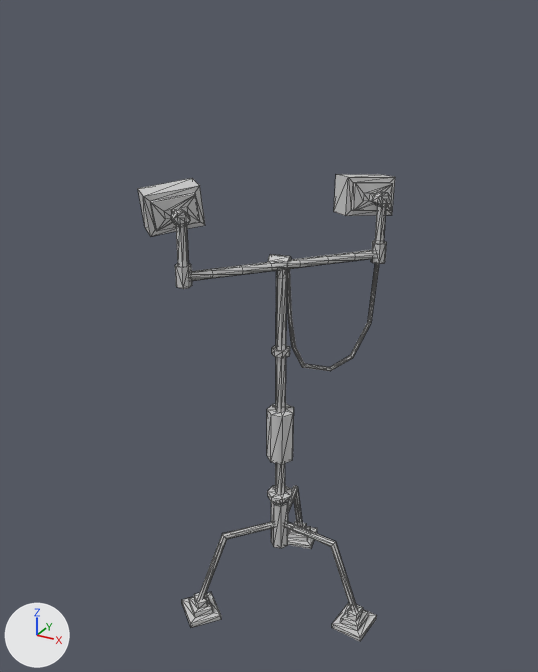
An edit to the FBX model SpeldaLike/Assets/3D Models/EnviroTransition/Lampadaire/Lampadaire.fbx, drawn before and after from the same camera.
The view is the same before and after, from a 50 mm lens placed at (3.48, -4.47, 2.65), pointed at (2.05, -1.87, 1.35). Arrows for +X, +Y and +Z are at lower left; the lights stay in place. Mesh edges are drawn as thin lines. Where no turn or scale is listed for an object, it has been applied to the vertices.
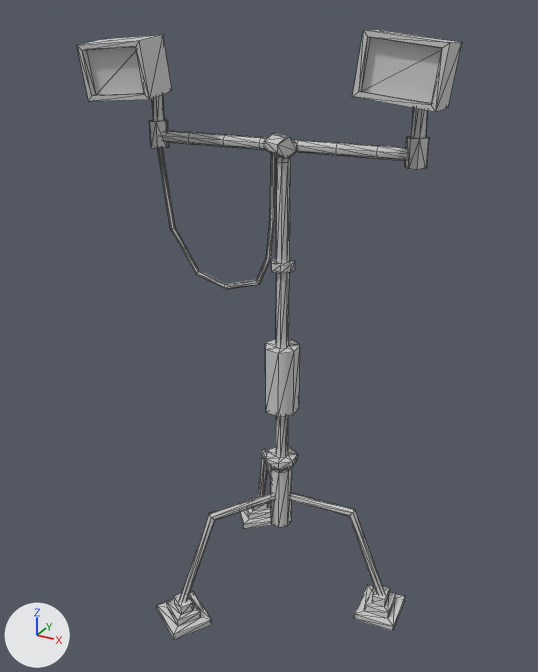
Boxes (x1, y1, x2, y2) around the edits, measured in the pictures (538 x 672 px; the box of a moved part takes in the faces that stretch with it):
'Box002', reshaped, moved, rescaled, turned
    before: (138, 174, 395, 641)
    after: (149, 95, 430, 640)
'Light_Left', added
    after: (352, 29, 462, 112)
'Light_Right', added
    after: (77, 35, 172, 102)
part 1 of me_box002, moved or reshaped
    before: (175, 225, 192, 289)
    after: (149, 95, 169, 148)
part 2 of me_box002, moved or reshaped
    before: (371, 205, 387, 264)
    after: (405, 108, 430, 169)
part 3 of me_box002, moved or reshaped
    before: (267, 268, 294, 548)
    after: (265, 156, 300, 527)
part 4 of me_box002, moved or reshaped
    before: (191, 250, 376, 281)
    after: (162, 131, 408, 161)
part 5 of me_box002, moved or reshaped
    before: (285, 522, 357, 612)
    after: (289, 493, 384, 595)
part 6 of me_box002, moved or reshaped
    before: (198, 522, 274, 599)
    after: (257, 449, 271, 497)
part 7 of me_box002, added
    after: (179, 493, 274, 602)
part 8 of me_box002, moved or reshaped
    before: (287, 263, 379, 371)
    after: (157, 148, 277, 289)
part 9 of me_box002, added
    after: (354, 585, 405, 631)
part 10 of me_box002, added
    after: (240, 497, 273, 529)
part 11 of me_box002, added
    after: (157, 592, 212, 640)
part 12 of me_box002, added
    after: (264, 133, 297, 159)
part 13 of me_box002, deleted
    before: (138, 174, 395, 641)

The change, as a list of edits to the scene's bpy script:
```text
Change me_box002:
    used by ob_box002; location = (2.111, -1.885, 1.661); rotation_euler = (0.0, 0.0, 0.212), in degrees (0, 0, 12); scale = (0.00468, 0.00687, 0.00496)
    remove me_box002.from_pydata(...)  # 605 vertices, 1119 faces; spans x -115.0..109.0, y -56.0..73.0, z -335.0..73.0
    add me_box002.from_pydata(...)  # 477 vertices, 871 faces; spans x -59.0..62.0, y -56.0..56.0, z 1.0..247.0
    me_box002 part 1: the loose piece of 32 vertices spanning x -72.0..-60.0, y -44.0..-35.0, z -1.0..54.0 is turned 147.7 degrees about the z axis through its middle and scaled by 0.634, then moved by (11.0, 37.0, 203.0)
    me_box002 part 2: the loose piece of 32 vertices spanning x 72.0..85.0, y 31.0..41.0, z -1.0..54.0 is multiplied about its middle by the matrix ((-0.5, -0.474, 0.0), (0.322, -0.734, 0.0), (0.0, 0.0, 0.631)), then moved by (-26.0, -30.0, 203.0)
    me_box002 part 3: the loose piece of 134 vertices spanning x -10.0..16.0, y -11.0..6.0, z -277.0..5.0 is multiplied about its middle by the matrix ((-0.5, -0.474, 0.0), (0.322, -0.734, 0.0), (0.0, 0.0, 0.631)), then moved by (-3.0, 4.0, 263.0)
    me_box002 part 4: the loose piece of 72 vertices spanning x -71.0..81.0, y -43.0..39.0, z 2.0..9.0 is turned 157.1 degrees about the z axis through its middle and scaled by 0.665, then moved by (-6.0, 4.0, 210.0)
    me_box002 part 5: the loose piece of 21 vertices spanning x 4.0..92.0, y -22.0..-1.0, z -322.0..-250.0 is turned 16.7 degrees about the z axis through its middle and scaled by 0.619, then moved by (-21.0, 16.0, 318.0)
    me_box002 part 6: the loose piece of 21 vertices spanning x -69.0..6.0, y -42.0..-1.0, z -322.0..-250.0 is turned -77.8 degrees about the z axis through its middle and scaled by 0.648, then moved by (14.0, 44.0, 318.0)
    me_box002 part 7: the loose piece of 21 vertices spanning x 4.0..92.0, y -22.0..-1.0, z -322.0..-250.0 is copied, and the copy is turned -110.1 degrees about the z axis through its middle and scaled by 0.619, then moved by (-62.0, -9.0, 318.0); it spans x -30.0..2.0, y -44.0..3.0, z 9.0..55.0
    me_box002 part 8: the loose piece of 56 vertices spanning x 5.0..80.0, y -1.0..38.0, z -96.0..8.0 is multiplied about its middle by the matrix ((-0.5, -0.474, 0.0), (0.322, -0.734, 0.0), (0.0, 0.0, 0.631)), then moved by (-71.0, -20.0, 229.0)
    me_box002 part 9: a new loose piece of 24 vertices spanning x 42.0..62.0, y -4.0..18.0, z 1.0..12.0, in mat_defaultmaterial (light grey #cbcbcb)
    me_box002 part 10: a new loose piece of 24 vertices spanning x -48.0..-20.0, y 28.0..56.0, z 1.0..12.0, in mat_defaultmaterial (light grey #cbcbcb)
    me_box002 part 11: a new loose piece of 24 vertices spanning x -41.0..-13.0, y -56.0..-29.0, z 1.0..12.0, in mat_defaultmaterial (light grey #cbcbcb)
    me_box002 part 12: a new loose piece of 16 vertices spanning x -6.0..8.0, y -8.0..5.0, z 212.0..220.0, in mat_defaultmaterial (light grey #cbcbcb)
    me_box002 part 13: 7 loose pieces with 237 vertices, spanning x -115.0..109.0, y -56.0..73.0, z -335.0..73.0, are deleted
Change ob_box002:
    ob_box002.rotation_euler: (0.0, 0.0, 0.212) -> (0.0, 0.0, 0.0)  # degrees (0, 0, 12) -> degrees (0, 0, 0)
    ob_box002.location: (2.111, -1.885, 1.661) -> (2.102, -1.873, 0.0)
    ob_box002.scale: (0.00468, 0.00687, 0.00496) -> (0.01, 0.01, 0.01)
Add ob_light_left:
    ob_light_left = bpy.data.objects.new('Light_Left', me_mesh_001)  # 64 vertices, 124 faces; spans x -0.155..0.155, y -0.333..-0.008, z -0.121..0.121; in mat_defaultmaterial (light grey #cbcbcb)
    ob_light_left.location = (2.64, -1.769, 2.466)
Add ob_light_right:
    ob_light_right = bpy.data.objects.new('Light_Right', me_mesh_002)  # 64 vertices, 124 faces; spans x -0.134..0.17, y -0.345..-0.009, z -0.119..0.119; in mat_defaultmaterial (light grey #cbcbcb)
    ob_light_right.location = (1.543, -1.855, 2.439)
```
